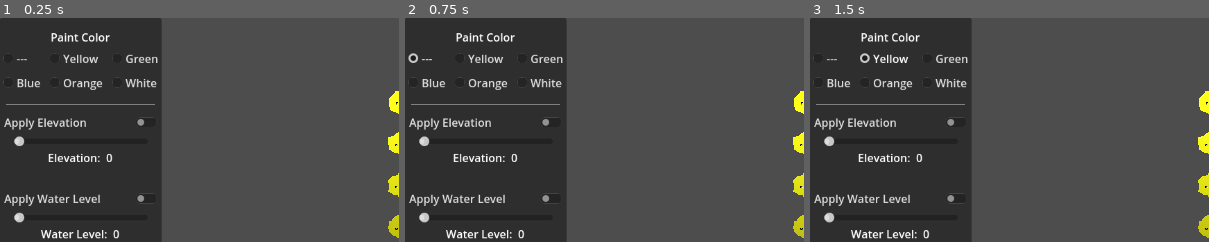
Above: before the commit, frames 1-3 (left to right).
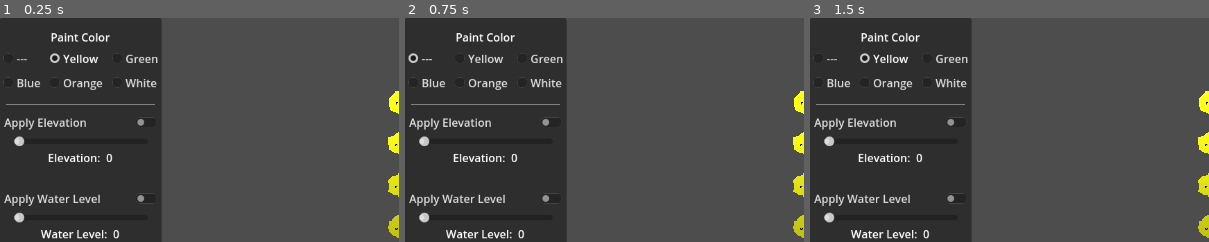
Above: after the commit, the same moments.

Repository: davepruitt/hex_map_godot
Game: Godot game, scene res://scenes/main.tscn
Same seed, same stepped clock (60 frames per second), same inputs: the game is played once before the commit and once after it.
Inputs:
- Up to frame 1 (0.25 s): no input
- Up to frame 2 (0.75 s): click "---" at 0.5 s
- Up to frame 3 (1.5 s): click "Yellow" at 1.25 s
The pictures show only the part of the screen within x 0-50%, y 0-50%; the shares and areas given below are measured in that part.

The runs differ from the first frame. In frame 1, 0.1% of the frame differs, in the area x 12-25%, y 15-21%; in frame 2, nothing differs; in frame 3, nothing differs.

Commit message:
Code for saving and loading maps. Not quite finished yet. Still need to work out some kinks.

Diff:
--- a/hex_project_godot/scripts/hex_cell.gd
+++ b/hex_project_godot/scripts/hex_cell.gd
@@ -62,15 +62,8 @@
 		#Set the elevation value for this cell
 		_elevation = value
 
-		#Set the position of the cell
-		position.y = _elevation * HexMetrics.ELEVATION_STEP
-
-		var noise_sample: Vector4 = HexMetrics.sample_noise(position * HexMetrics.CELL_PERTURB_POSITION_MULTIPLIER)
-		var perturbation_amount: float = ((noise_sample.y * 2.0 - 1.0) * HexMetrics.ELEVATION_PERTURB_STRENGTH)
-		position.y += perturbation_amount
-
-		#Set the y-axis position of the "position label" for the cell
-		position_label.position.y = 0.01 + abs(perturbation_amount)
+		#Refresh the position
+		_refresh_position()
 
 		#Remove any illegal/invalid rivers due to the change in this cell's elevation
 		_validate_rivers()
@@ -380,6 +373,66 @@
 	else:
 		return -difference
 
+func save_hex_cell (file_writer: FileAccess) -> void:
+	file_writer.store_8(_terrain_type_index)
+	file_writer.store_8(_elevation)
+	file_writer.store_8(_water_level)
+	file_writer.store_8(_urban_level)
+	file_writer.store_8(_farm_level)
+	file_writer.store_8(_plant_level)
+	file_writer.store_8(_special_index)
+	file_writer.store_8(_walled)
+
+	if (_has_incoming_river):
+		file_writer.store_8(int(_incoming_river_direction) + 128)
+	else:
+		file_writer.store_8(0)
+
+	if (_has_outgoing_river):
+		file_writer.store_8(int(_outgoing_river_direction) + 128)
+	else:
+		file_writer.store_8(0)
+
+	var road_flags: int = 0
+	for i in range(0, len(_roads)):
+		if (_roads[i]):
+			road_flags |= 1 << i
+	file_writer.store_8(road_flags)
+
+func load_hex_cell (file_reader: FileAccess) -> void:
+	_terrain_type_index = file_reader.get_8()
+
+	_elevation = file_reader.get_8()
+	_refresh_position()
+
+	_water_level = file_reader.get_8()
+	_urban_level = file_reader.get_8()
+	_farm_level = file_reader.get_8()
+	_plant_level = file_reader.get_8()
+	_special_index = file_reader.get_8()
+
+	_walled = bool(file_reader.get_8())
+
+	_has_incoming_river = bool(file_reader.get_8())
+	_incoming_river_direction = file_reader.get_8()
+	var incoming_river_info: int = file_reader.get_8()
+	if (incoming_river_info >= 128):
+		_has_incoming_river = true
+		_incoming_river_direction = incoming_river_info - 128
+	else:
+		_has_incoming_river = false
+
+	var outgoing_river_info: int = file_reader.get_8()
+	if (outgoing_river_info >= 128):
+		_has_outgoing_river = true
+		_outgoing_river_direction = outgoing_river_info - 128
+	else:
+		_has_outgoing_river = false
+
+	var road_flags: int = file_reader.get_8()
+	for i in range(0, len(_roads)):
+		_roads[i] = ((road_flags & (1 << i)) != 0)
+
 #endregion
 
 #region Private methods
@@ -396,6 +449,17 @@
 			var neighbor: HexCell = hex_neighbors[i]
 			if (neighbor != null) and (neighbor.hex_chunk != hex_chunk):
 				neighbor.hex_chunk.request_refresh()
+
+func _refresh_position () -> void:
+	#Set the position of the cell
+	position.y = _elevation * HexMetrics.ELEVATION_STEP
+
+	var noise_sample: Vector4 = HexMetrics.sample_noise(position * HexMetrics.CELL_PERTURB_POSITION_MULTIPLIER)
+	var perturbation_amount: float = ((noise_sample.y * 2.0 - 1.0) * HexMetrics.ELEVATION_PERTURB_STRENGTH)
+	position.y += perturbation_amount
+
+	#Set the y-axis position of the "position label" for the cell
+	position_label.position.y = 0.01 + abs(perturbation_amount)
 
 func _is_valid_river_destination (neighbor: HexCell) -> bool:
 	if (neighbor != null):
--- a/hex_project_godot/scripts/hex_grid.gd
+++ b/hex_project_godot/scripts/hex_grid.gd
@@ -131,6 +131,17 @@
 	for i in range(0, len(_hex_cells)):
 		_hex_cells[i].show_ui_label(visible)
 
+func save_hex_grid (file_writer: FileAccess) -> void:
+	for i in range(0, len(_hex_cells)):
+		_hex_cells[i].save_hex_cell(file_writer)
+
+func load_hex_grid (file_reader: FileAccess) -> void:
+	for i in range(0, len(_hex_cells)):
+		_hex_cells[i].load_hex_cell(file_reader)
+
+	for i in range(0, len(_hex_cells)):
+		_hex_cells[i]._refresh()
+
 #endregion
 
 #region Private methods
--- a/hex_project_godot/scripts/main.gd
+++ b/hex_project_godot/scripts/main.gd
@@ -180,37 +180,32 @@
 #region GUI event handlers
 
 func _on_check_box_no_color_pressed() -> void:
-	#paint_terrain_color_enabled = false
+	active_terrain_type_index = -1
 	return
 
 
 func _on_check_box_color_yellow_pressed() -> void:
-	#paint_terrain_color_enabled = true
-	#active_color = HexMetrics.colors[0]
+	active_terrain_type_index = 0
 	return
 
 
 func _on_check_box_color_green_pressed() -> void:
-	#paint_terrain_color_enabled = true
-	#active_color = HexMetrics.colors[1]
+	active_terrain_type_index = 1
 	return
 
 
 func _on_check_box_color_blue_pressed() -> void:
-	#paint_terrain_color_enabled = true
-	#active_color = HexMetrics.colors[2]
+	active_terrain_type_index = 2
 	return
 
 
 func _on_check_box_color_orange_pressed() -> void:
-	#paint_terrain_color_enabled = true
-	#active_color = HexMetrics.colors[3]
+	active_terrain_type_index = 3
 	return
 
 
 func _on_check_box_color_white_pressed() -> void:
-	#paint_terrain_color_enabled = true
-	#active_color = HexMetrics.colors[4]
+	active_terrain_type_index = 4
 	return
 
 
@@ -320,7 +315,11 @@
 	#Open the file for writing
 	var save_file: FileAccess = FileAccess.open(path, FileAccess.WRITE)
 
-
+	#File version
+	save_file.store_32(0)
+
+	#Save the hex grid
+	hex_grid.save_hex_grid(save_file)
 
 	#Close the file
 	save_file.close()
@@ -333,7 +332,13 @@
 	#Open the file for writing
 	var load_file: FileAccess = FileAccess.open(path, FileAccess.READ)
 
-
+	#Get the file version
+	var file_version: int = load_file.get_32()
+
+	#If the file version is 0...
+	if (file_version == 0):
+		#Load the hex grid
+		hex_grid.load_hex_grid(load_file)
 
 	#Close the file
 	load_file.close()
@@ -358,19 +363,18 @@
 	check_button_farm_level.set_pressed_no_signal(apply_farm_level)
 	check_button_plant_level.set_pressed_no_signal(apply_plant_level)
 
-	#if (paint_terrain_color_enabled):
-		#if (active_color == Color.YELLOW):
-			#check_button_color_yellow.set_pressed_no_signal(true)
-		#elif (active_color == Color.GREEN):
-			#check_button_color_green.set_pressed_no_signal(true)
-		#elif (active_color == Color.BLUE):
-			#check_button_color_blue.set_pressed_no_signal(true)
-		#elif (active_color == Color.ORANGE):
-			#check_button_color_orange.set_pressed_no_signal(true)
-		#elif (active_color == Color.WHITE):
-			#check_button_color_white.set_pressed_no_signal(true)
-	#else:
-		#check_button_color_none.set_pressed_no_signal(true)
+	if (active_terrain_type_index == -1):
+		check_button_color_none.set_pressed_no_signal(true)
+	elif (active_terrain_type_index == 0):
+		check_button_color_yellow.set_pressed_no_signal(true)
+	elif (active_terrain_type_index == 1):
+		check_button_color_green.set_pressed_no_signal(true)
+	elif (active_terrain_type_index == 2):
+		check_button_color_blue.set_pressed_no_signal(true)
+	elif (active_terrain_type_index == 3):
+		check_button_color_orange.set_pressed_no_signal(true)
+	elif (active_terrain_type_index == 4):
+		check_button_color_white.set_pressed_no_signal(true)
 
 	if (river_mode == Enums.OptionalToggle.Ignore):
 		check_button_rivers_ignore.set_pressed_no_signal(true)
